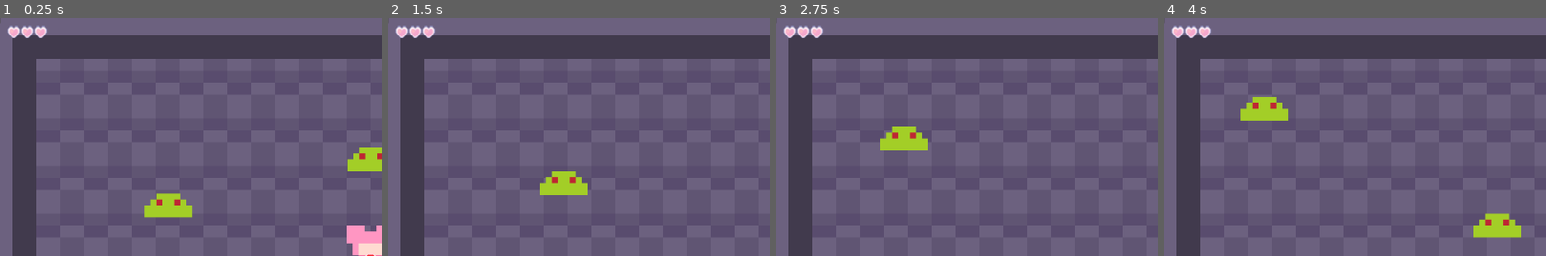
Above: before the commit, frames 1-4 (left to right).
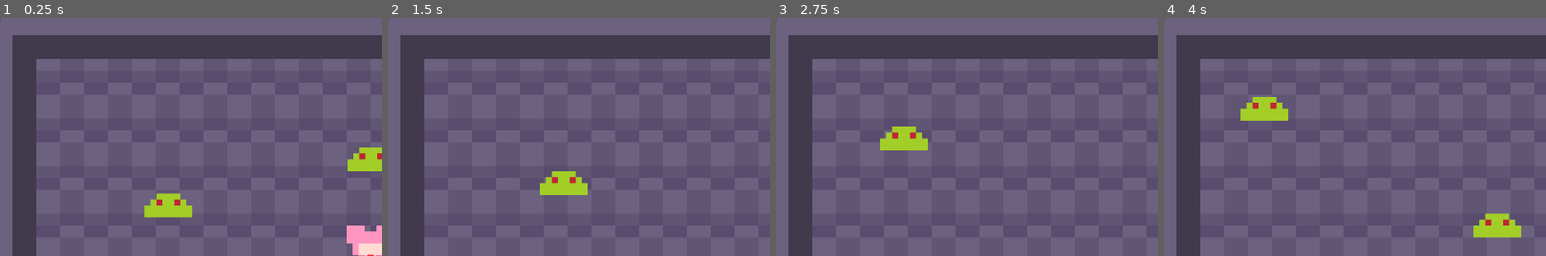
Above: after the commit, the same moments.

Repository: MagicalMegaDev/Magical-Persona-Repo
Game: Godot game, scene res://Assets/Scenes/main.tscn
The game is run twice, just before and just after one commit, with the same random seed, the same clock (stepped at 60 frames per second) and the same inputs.
Inputs:
- Up to frame 1 (0.25 s): no input
- Up to frame 2 (1.5 s): tap Enter at 0.5 s; hold D (move_right) 0.53-1.28 s; tap Space (speed) at 0.6, 1.35 s; hold S (move_down) from 1.28 s (still down)
- Up to frame 3 (2.75 s): release S (move_down) at 2.03 s; hold D (move_right) from 2.03 s (still down); tap Space (speed) at 2.1 s
- Up to frame 4 (4 s): release D (move_right) at 2.78 s; hold W (move_up) 2.78-3.53 s; tap Space (speed) at 2.85, 3.6 s; hold A (move_left) from 3.53 s (still down)
The pictures show only the part of the screen within x 2-52%, y 1-51%; the shares and areas given below are measured in that part.

The runs differ from the first frame. In frame 1, 0.4% of the frame differs, in the area x 2-13%, y 3-9%; in frame 2, 0.4%; in frame 3, 0.4%; in frame 4, 0.4%.

Commit message:
DEBUG IS WORKING

Diff:
--- a/Assets/Scenes/UI/Debug/DebugMenu.tscn
+++ b/Assets/Scenes/UI/Debug/DebugMenu.tscn
@@ -3,6 +3,7 @@
 [ext_resource type="Script" uid="uid://3hpjktijmboh" path="res://Assets/Scripts/Globals/DebugMenu.gd" id="1_j4k8n"]
 
 [node name="TestDebugMenu" type="Control" node_paths=PackedStringArray("tab_container")]
+z_index = 10
 layout_mode = 3
 anchors_preset = 15
 anchor_right = 1.0
--- a/Assets/Scenes/main.tscn
+++ b/Assets/Scenes/main.tscn
@@ -1,8 +1,6 @@
-[gd_scene load_steps=9 format=4 uid="uid://c5ts3aeqkc2xr"]
+[gd_scene load_steps=7 format=4 uid="uid://c5ts3aeqkc2xr"]
 
 [ext_resource type="PackedScene" uid="uid://bg85fe3yjuhyw" path="res://Assets/Scenes/Characters/Players/TestCharacter.tscn" id="1_l26l0"]
-[ext_resource type="PackedScene" uid="uid://dtqmwnh60jaon" path="res://Assets/Scenes/UI/DungeonUI.tscn" id="1_rvsrt"]
-[ext_resource type="PackedScene" uid="uid://dlcry3ckb5wvp" path="res://Assets/Scenes/UI/Debug/DebugMenu.tscn" id="2_nacht"]
 [ext_resource type="Texture2D" uid="uid://by5f8oi7tueht" path="res://Assets/Art/Placeholder/prototype-magi-environment.png" id="2_qplxx"]
 [ext_resource type="Script" uid="uid://cj6appwlvrvxk" path="res://Assets/Scripts/Components/Handlers/DebugEnemyPool.gd" id="4_guoxd"]
 [ext_resource type="PackedScene" uid="uid://bnrc4kf3cl8sm" path="res://Assets/Scenes/Characters/Enemies/Placeholder/Slime/GreenSlime.tscn" id="5_rvsrt"]
@@ -44,16 +42,6 @@
 [node name="Main" type="Node2D"]
 y_sort_enabled = true
 
-[node name="DebugUI" type="CanvasLayer" parent="."]
-layer = 2
-
-[node name="DebugMenu" parent="DebugUI" instance=ExtResource("2_nacht")]
-
-[node name="DungeonUi" parent="." instance=ExtResource("1_rvsrt")]
-offset = Vector2(9.1, 0)
-transform = Transform2D(1, 0, 0, 1, 9.1, 0)
-follow_viewport_enabled = true
-
 [node name="Player" parent="." instance=ExtResource("1_l26l0")]
 position = Vector2(512, 322)
 
